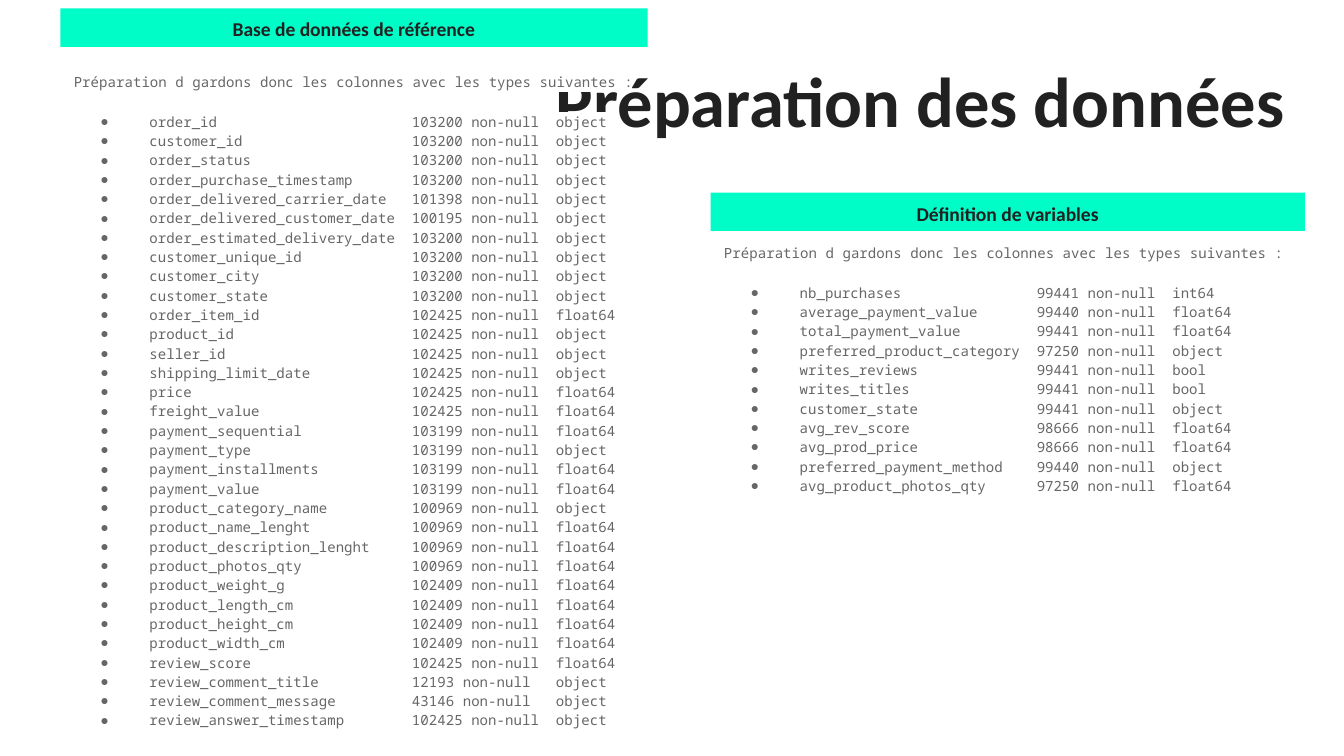
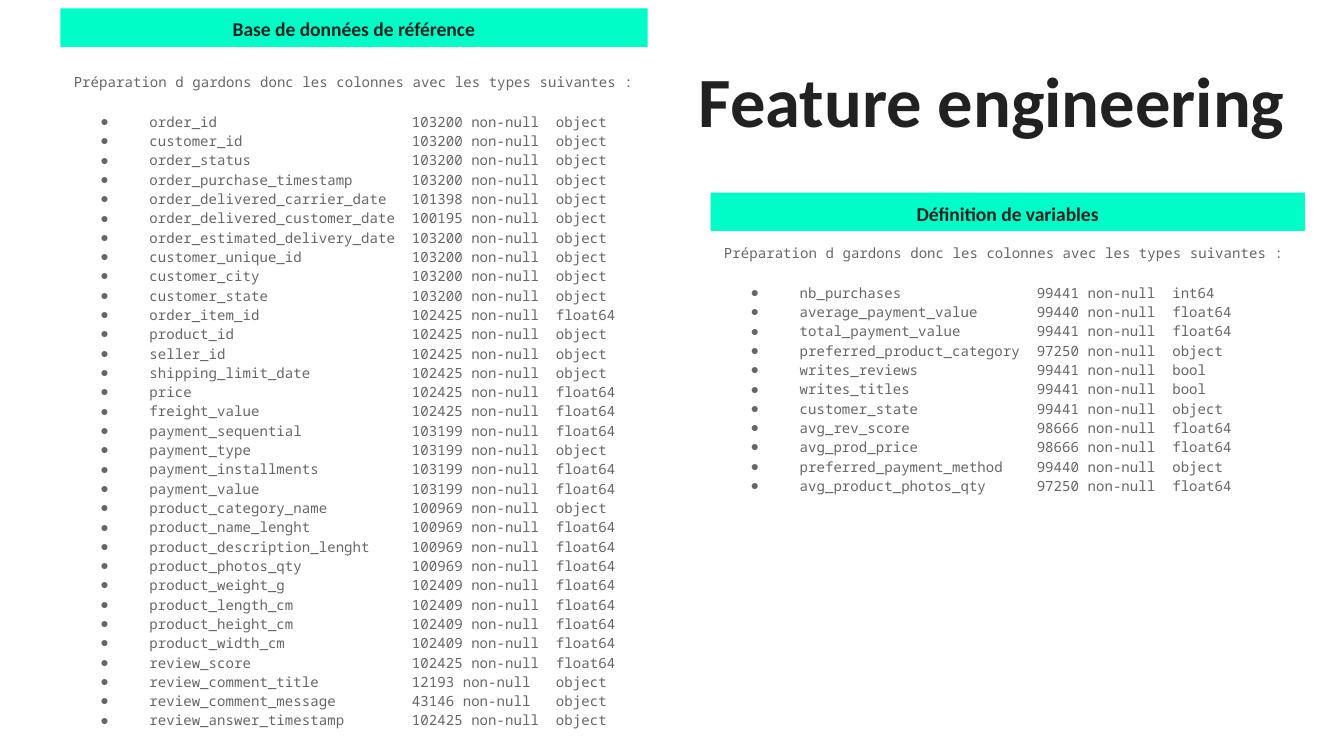
Before and after one commit to Laoban-man/P5_segmentation, a slide deck: slide 5 of source/P5_01_Support.pptx (slide 4 before the commit). Drawn at 1344x756 pixels with LibreOffice and Linux fonts; fonts in the diff are those of the drawing. Boxes give left, top, right and bottom in pixels: in the first picture for what was removed or moved away, otherwise in the second. Text is boxed around its words. In the diff, an @@ line names an element or a change of style, - is before the commit and + after.

```diff
--- a/source/P5_01_Support.pptx
+++ b/source/P5_01_Support.pptx
@@ title at (699,77,1285,139): text changed @@
-Préparation des données
+Feature engineering
```
Also in this commit, not shown: 4 other slides changed, 4 slides added, 8 other files.
